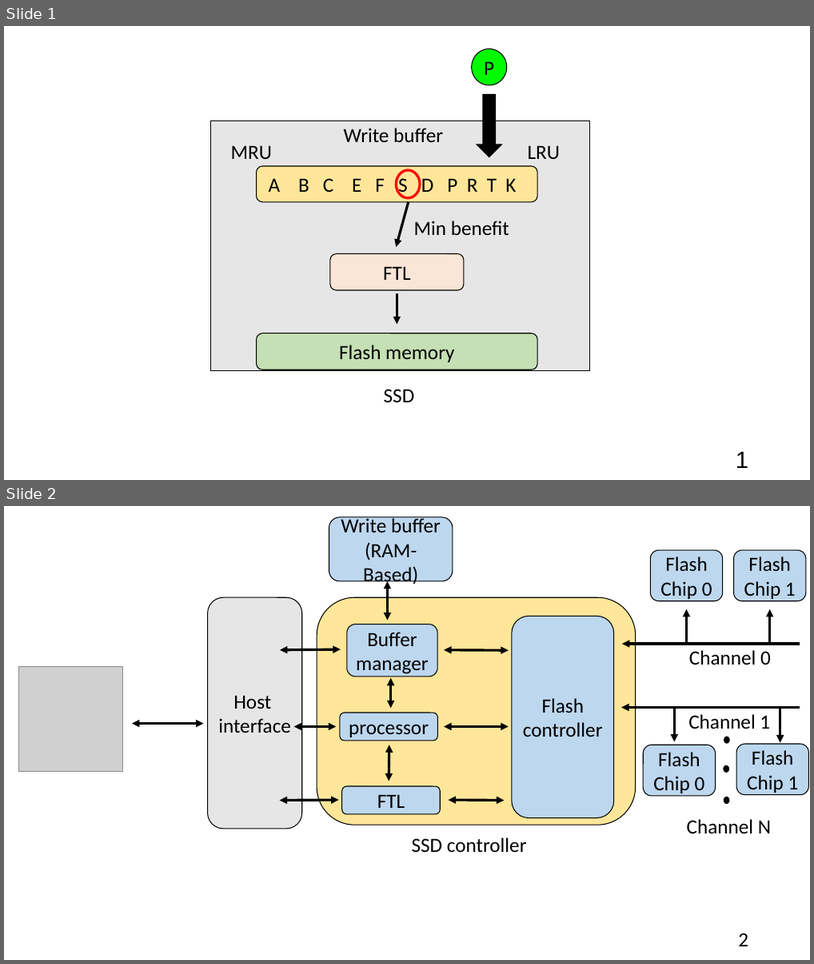
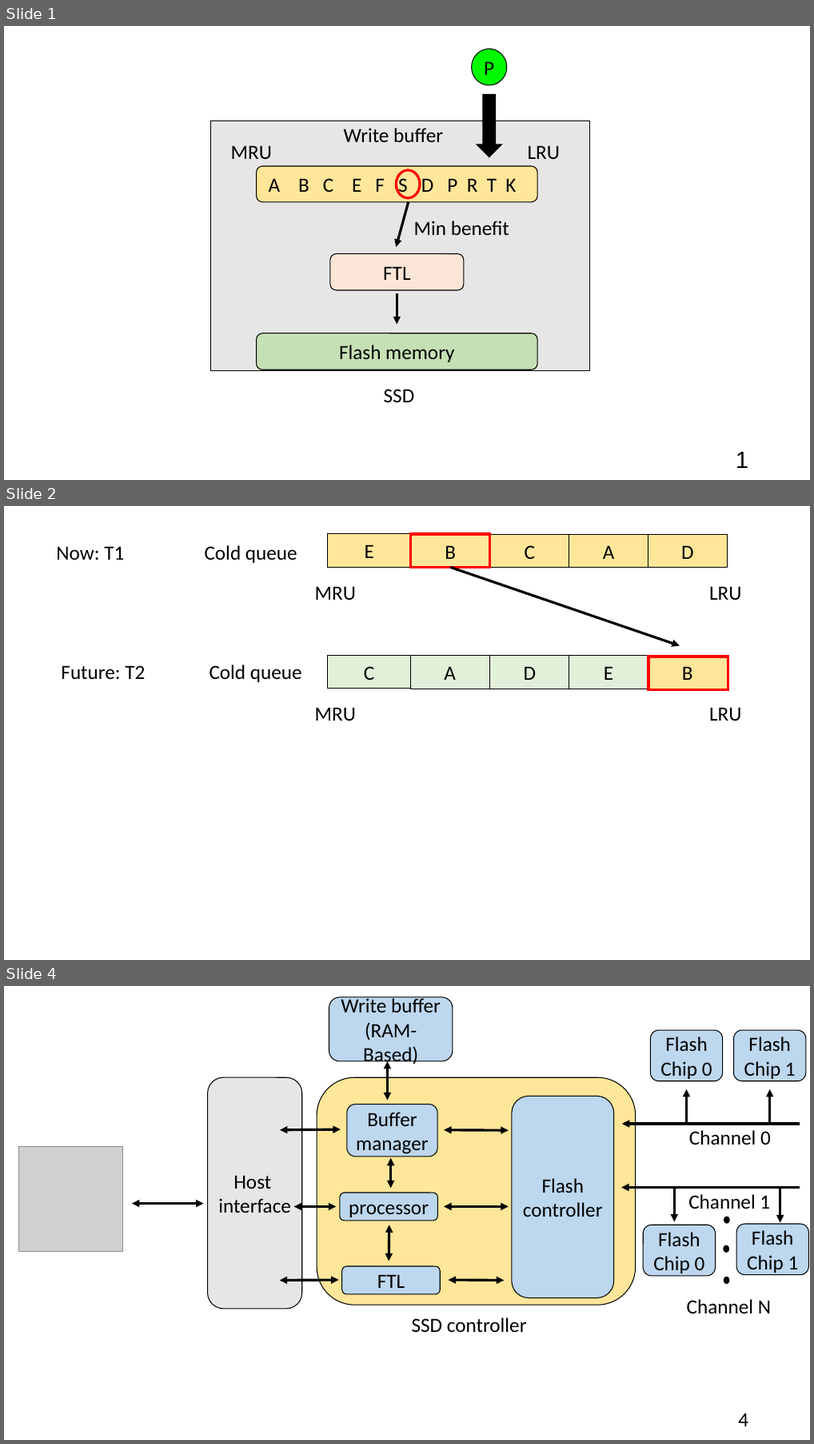
Before and after one commit to andrew841018/disksim_github, a slide deck: 論文相關/論文(插圖、實驗相關)/論文所需圖表.pptx. Shown one above the other, each under a label of ours: slides 1 and 2 before the commit, slides 1, 2 and 4 after it; the slides between them are not shown. The pictures are 814x964 and 814x1444 pixels, drawn with LibreOffice and Linux fonts; fonts in the diff are those of the drawing; grey boxes stand for pictures. Boxes give left, top, right and bottom in pixels: in the first picture for what was removed or moved away, otherwise in the second. Text is boxed around its words. In the diff, an @@ line names an element or a change of style, - is before the commit and + after.

```diff
--- a/論文相關/論文(插圖、實驗相關)/論文所需圖表.pptx
+++ b/論文相關/論文(插圖、實驗相關)/論文所需圖表.pptx
@@ slide 2 added at (4,506,810,960), background #FFFFFF @@
@@ text added at (56,546,124,560), 24 pt, text #000000 @@
+Now: T1
@@ text added at (205,545,298,563), 24 pt, text #000000 @@
+Cold queue
@@ rectangle added at (328,534,411,567), fill #FFE699, outline #000000 1 pt, 24 pt, text #000000 @@
+E
@@ rectangle added at (411,535,490,568), fill #FFE699, outline #000000 1 pt, 24 pt, text #000000 @@
+B
@@ rectangle added at (411,534,490,567), outline #FF0000 3 pt @@
@@ rectangle added at (490,535,570,568), fill #FFE699, outline #000000 1 pt, 24 pt, text #000000 @@
+C
@@ rectangle added at (570,535,649,568), fill #FFE699, outline #000000 1 pt, 24 pt, text #000000 @@
+A
@@ rectangle added at (648,535,727,568), fill #FFE699, outline #000000 1 pt, 24 pt, text #000000 @@
+D
@@ arrow added from (451, 567) to (680, 646), #000000 3 pt @@
@@ text added at (315,586,356,600), 24 pt, text #000000 @@
+MRU
@@ text added at (710,586,742,600), 24 pt, text #000000 @@
+LRU
@@ text added at (61,665,145,680), 24 pt, text #000000 @@
+Future: T2
@@ text added at (210,664,302,682), 24 pt, text #000000 @@
+Cold queue
@@ rectangle added at (328,655,411,688), fill #E2F0D9, outline #000000 1 pt, 24 pt, text #000000 @@
+C
@@ rectangle added at (410,656,490,688), fill #E2F0D9, outline #000000 1 pt, 24 pt, text #000000 @@
+A
@@ rectangle added at (490,656,570,688), fill #E2F0D9, outline #000000 1 pt, 24 pt, text #000000 @@
+D
@@ rectangle added at (570,656,649,688), fill #E2F0D9, outline #000000 1 pt, 24 pt, text #000000 @@
+E
@@ rectangle added at (648,656,727,688), fill #FFE699, outline #000000 1 pt, 24 pt, text #000000 @@
+B
@@ rectangle added at (649,656,728,690), outline #FF0000 3 pt @@
@@ text added at (315,707,356,720), 24 pt, text #000000 @@
+MRU
@@ text added at (710,707,742,721), 24 pt, text #000000 @@
+LRU
@@ what was slide 2 is now slide 4 @@
@@ page number at (738,1412,749,1426): text changed @@
-2
+4
```
Also in this commit, not shown: 1 slide changed, 2 other slides added, 17 other files.
